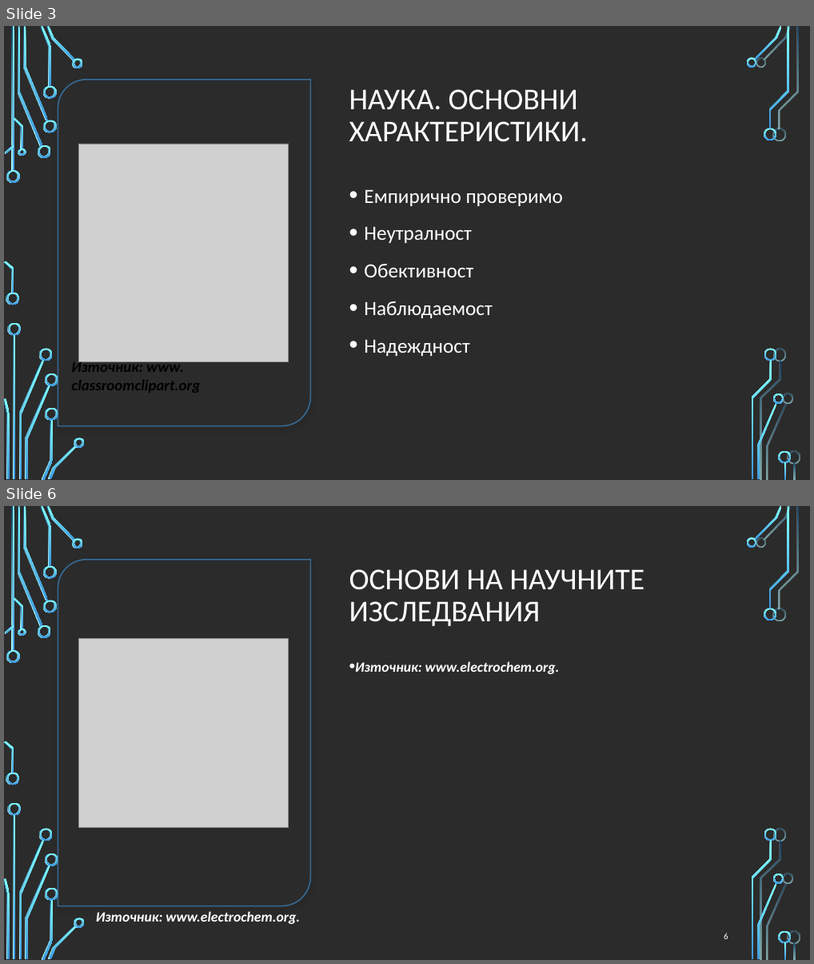
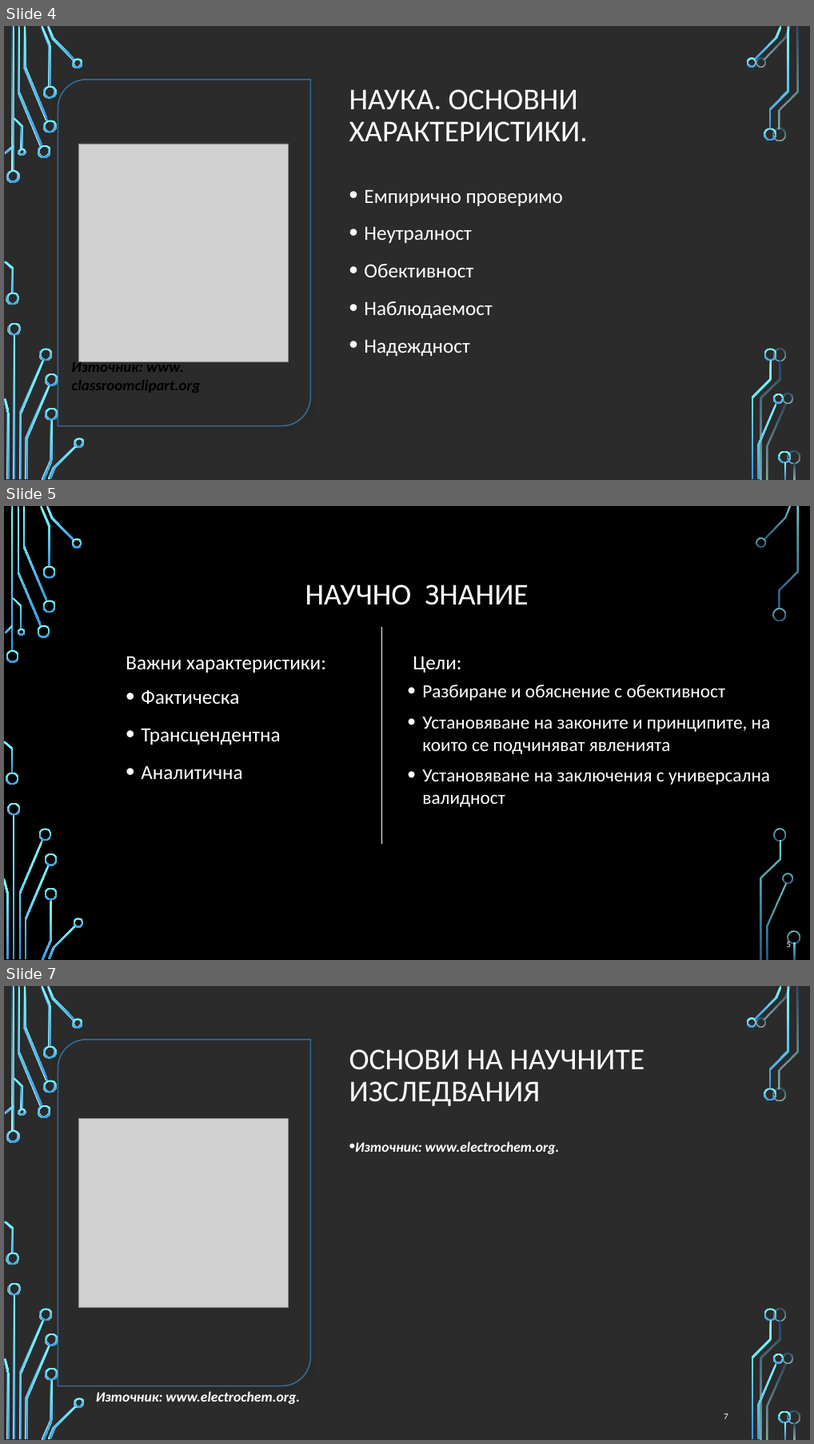
Before and after one commit to profjordanov/doctorate, a slide deck: research methodology/research_methodology_pres.pptx. Shown one above the other, each under a label of ours: slides 3 and 6 before the commit, slides 4, 5 and 7 after it; the slides between them are not shown. The pictures are 814x964 and 814x1444 pixels, drawn with LibreOffice and Linux fonts; fonts in the diff are those of the drawing; grey boxes stand for pictures; background and template pictures are left out; a plain dark background stands for a picture behind light text. Boxes give left, top, right and bottom in pixels: in the first picture for what was removed or moved away, otherwise in the second. Text is boxed around its words. In the diff, an @@ line names an element or a change of style, - is before the commit and + after.

```diff
--- a/research methodology/research_methodology_pres.pptx
+++ b/research methodology/research_methodology_pres.pptx
@@ slide 5 added at [4, 506, 810, 960], background picture (left out) @@
@@ title added at [306, 584, 529, 605], 36 pt, text #FFFFFF @@
+НАУЧНО ЗНАНИЕ
@@ line added from (382, 627) to (382, 844), #FFFFFF 0.75 pt @@
@@ text added at [126, 656, 326, 672], 24 pt, text #FFFFFF @@
+Важни характеристики:
@@ text added at [413, 656, 462, 672], 24 pt, text #FFFFFF @@
+Цели:
@@ text added at [141, 690, 280, 779], 24 pt, text #FFFFFF @@
+• Фактическа
+• Трансцендентна
+• Аналитична
@@ text added at [422, 684, 771, 807], 22.2 pt, text #FFFFFF @@
+• Разбиране и обяснение с обективност
+• Установяване на законите и принципите, на които се подчиняват явленията
+• Установяване на заключения с универсална валидност
@@ page number added at [787, 940, 792, 947], 10.5 pt, text #FFFFFF @@
+5
@@ group added at [4, 506, 801, 960]: 33 freeform shapes, 3 rectangles @@
@@ what was slide 3 is now slide 4 @@
@@ what was slide 6 is now slide 7 @@
@@ page number at [724, 1413, 729, 1419]: text changed @@
-6
+7
```
Also in this commit, not shown: 2 slides changed, 1 other slide added, 1 slide removed.
